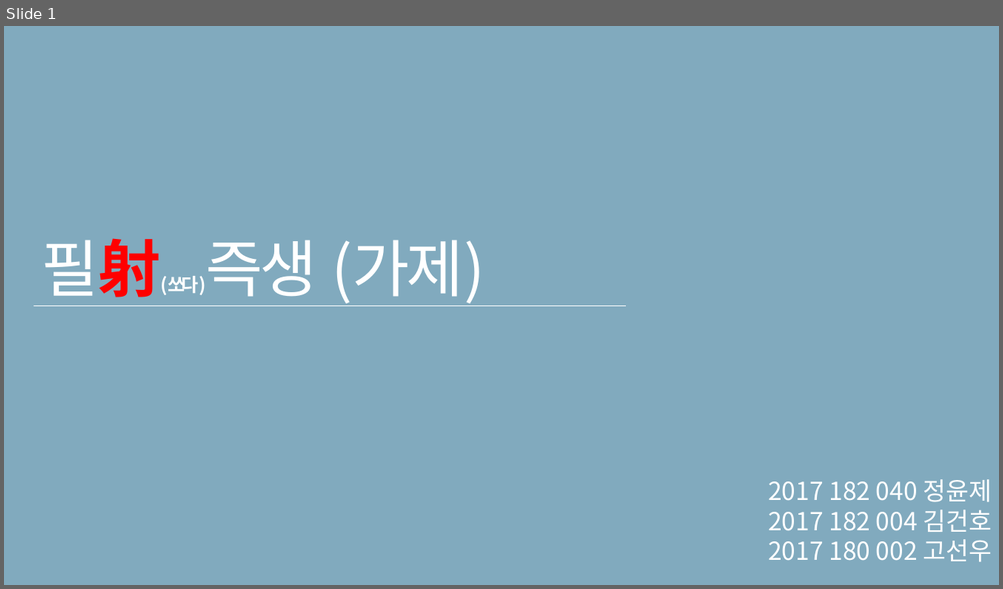
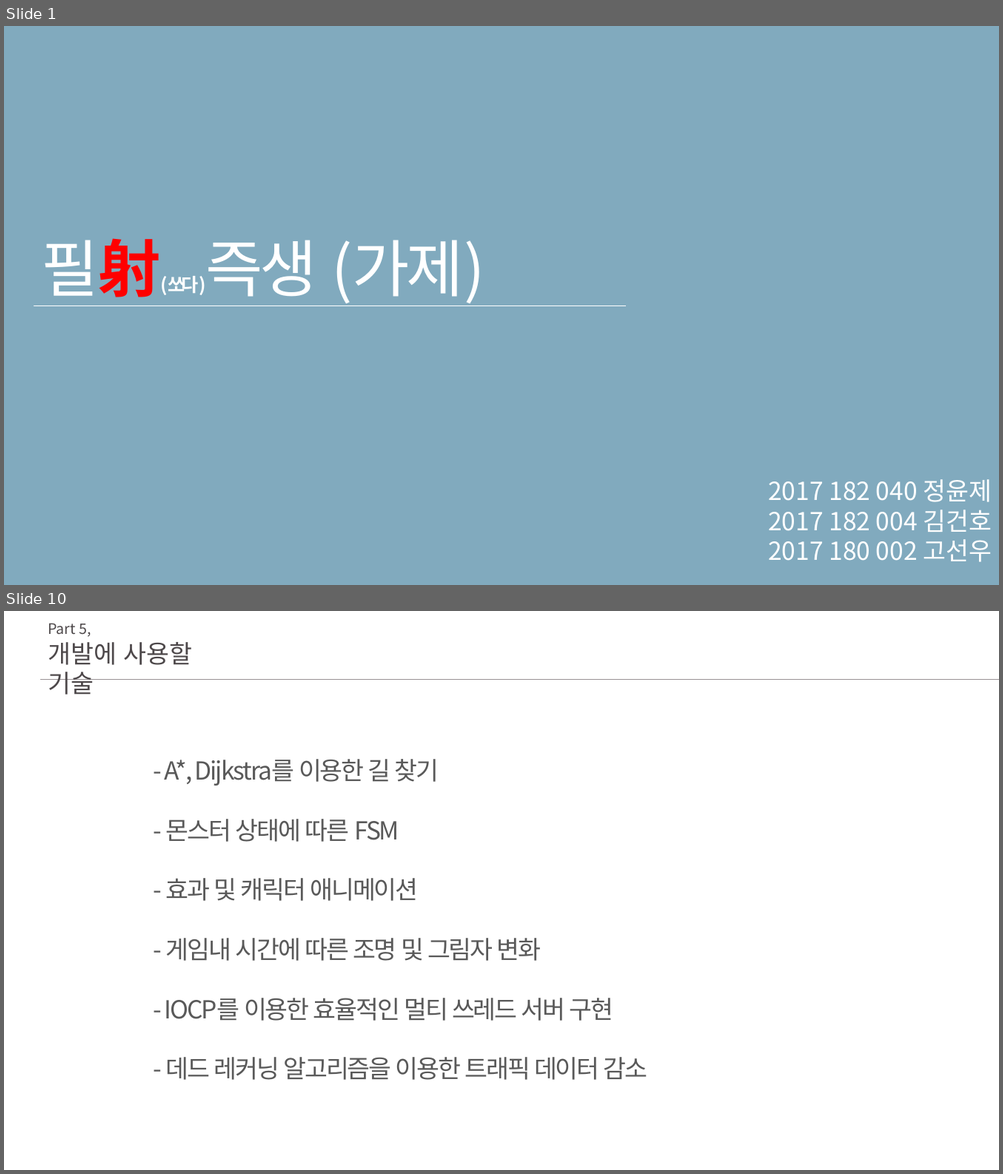
Before and after one commit to ghk01214/KPUFinalGame-deprecated-, a slide deck: docs/졸작 초안.pptx. Shown one above the other, each under a label of ours: slide 1 before the commit, slides 1 and 10 after it; the slides between them are not shown. The pictures are 1003x589 and 1003x1174 pixels, drawn with LibreOffice and Linux fonts; fonts in the diff are those of the drawing. Boxes give left, top, right and bottom in pixels: in the first picture for what was removed or moved away, otherwise in the second. Text is boxed around its words. In the diff, an @@ line names an element or a change of style, - is before the commit and + after.

```diff
--- a/docs/졸작 초안.pptx
+++ b/docs/졸작 초안.pptx
@@ slide 10 added at (x1=4, y1=611, x2=999, y2=1170), background #FFFFFF @@
@@ text added at (x1=48, y1=623, x2=91, y2=637), 14 pt, text #4D484A @@
+Part 5,
@@ text added at (x1=48, y1=642, x2=193, y2=695), 24 pt, text #4D484A @@
+개발에 사용할 기술
@@ line added from (40, 679) to (999, 679), #989194 0.5 pt @@
@@ text added at (x1=165, y1=759, x2=648, y2=1080), 24 pt, text #595959 @@
+- A*, Dijkstra를 이용한 길 찾기
+- 몬스터 상태에 따른 FSM
+- 효과 및 캐릭터 애니메이션
+- 게임내 시간에 따른 조명 및 그림자 변화
+- IOCP를 이용한 효율적인 멀티 쓰레드 서버 구현
+- 데드 레커닝 알고리즘을 이용한 트래픽 데이터 감소
```
Also in this commit, not shown: 7 slides changed, 5 other slides added, 4 slides removed.
